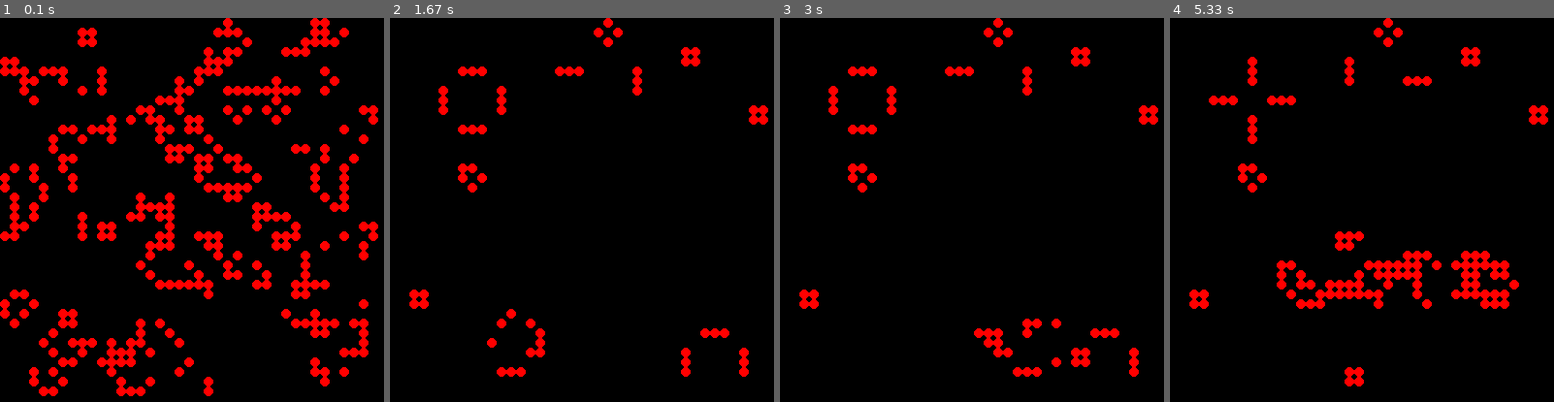
Above: before the commit, frames 1-4 (left to right).
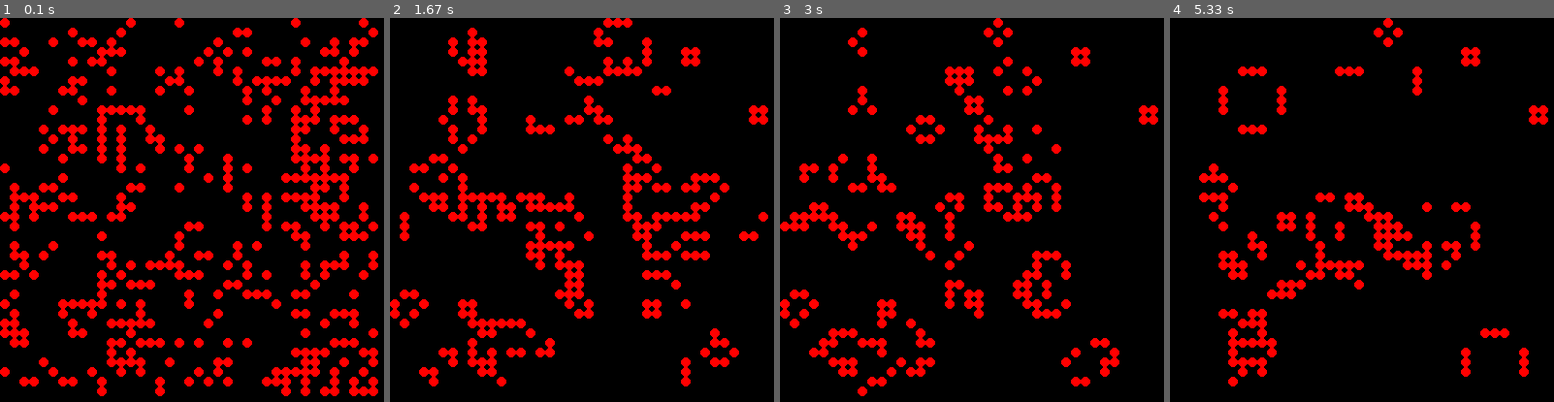
Above: after the commit, the same moments.

Repository: FabCarbonia/GameOfLifePython
Game: pygame game, started from GameOfLife.py
The game is run twice, just before and just after one commit, with the same random seed, the same clock (stepped at 60 frames per second) and the same inputs.
Inputs (mouse positions are in pixels of both pictures, inside the frame that each line leads up to):
- Up to frame 1 (0.1 s): no input
- Up to frame 2 (1.67 s): click (585, 213) at 0.43 s
- Up to frame 3 (3 s): tap S at 1.67, 2.07, 2.53 s
- Up to frame 4 (5.33 s): tap S at 3.03, 3.38, 3.88, 4.45, 4.82, 5.25 s

The runs differ from the first frame. In frame 1, 26% of the frame differs, in the area x 0-99%, y 0-99%; in frame 2, 13%; in frame 3, 11%; in frame 4, 10%.

Commit message:
Fixed the framerate, added rectangles

Diff:
--- a/GameOfLife.py
+++ b/GameOfLife.py
@@ -3,33 +3,35 @@
 # But the old state is still there, this is wiped out.
 # https://www.youtube.com/watch?v=4_9twnEduFA
 
-import sys, pygame
+import os
+import pygame
 import random
-import time
-from datetime import datetime
-
-#To do add dostrings.
-#Package as pip package
-# TODO add keybinds
-# GUI.
-# TODO take all of these as constructor arguments.
+import sys
+
+#CHange into CAPS if they are constant variables.
 grid_size = width, height = 400, 400
 cell_size = 10
 color_dead = 0, 0, 0  # Background
 color_alive = 255, 0, 0  # alive cell, can be any color.  #orange = 255, 100, 0 #yellow = 255,255,0, # red=255,0,0 #Green 0,200,0
-#fps_max = 10
+fps_max = 10
+
 
 class GameOfLife:
 
     def __init__(self):
 
-        #The screen
+      #The screen
+
         pygame.init()
+
+        pygame.display.set_caption("Game of Life - Created by Fabio Melis") #Gives a title to the window
+
+        self.FPSCLOCK = pygame.time.Clock()
         self.screen = pygame.display.set_mode(grid_size)
         self.clear_screen()  # you clear the screen before it starts running
 
 
-        pygame.display.flip()
+        pygame.display.flip() #Update the full display Surface to the screen
         self.last_update_completed = 0
         #self.desired_milliseconds_between_updates = (1.0 / fps_max) * 1000
         self.active_grid = 0
@@ -40,9 +42,6 @@
         self.set_grid()
         self.paused = False
         self.game_over = False
-
-
-
 
     def init_grids(self):
 
@@ -84,12 +83,15 @@
                     color = color_alive
                 else:
                     color = color_dead
+
+                #pygame.draw.rect(self.screen, color, ((c * cell_size + (cell_size / 2)),(r * cell_size + (cell_size / 2)), cell_size, cell_size) )
                 pygame.draw.circle(self.screen,
-                                color,
-                                (int(c * cell_size + (cell_size/2)),
-                                int(r * cell_size + (cell_size/2))),
-                                int(cell_size/2), 0)
+                                  color,
+                                   (int(c * cell_size + (cell_size / 2)),
+                                   int(r * cell_size + (cell_size / 2))),
+                               int(cell_size / 2), 0)
         pygame.display.flip()
+
 
     def clear_screen(self):
         self.screen.fill(color_dead)
@@ -160,8 +162,29 @@
     def inactive_grid(self):
         return (self.active_grid + 1) % 2
 
+
+
     def handle_events(self):
         for event in pygame.event.get():
+            if event.type == pygame.MOUSEBUTTONDOWN:
+                #Get the position of the mouseclick
+                mousepos_x, mousepos_y = event.pos
+                print(mousepos_x, mousepos_y)
+
+
+                """"
+                for row in range(self.num_rows):
+                    for col in range(self.num_cols):
+                        click = pygame.mouse.get_pos()
+                        if self.get_cell == color_alive:
+                            return color_dead
+
+                        else:
+                            return color_dead
+
+            #cell_value.is_in_range(click[0], click[1]):
+"""
+
             if event.type == pygame.KEYDOWN:
                 if event.unicode == 's':
                     if self.paused:
@@ -204,20 +227,9 @@
                 continue
             self.update_generation()  # Upgrade the generation
             self.draw_grid()  # and draw the grid
-            #time.sleep(1)
-            #self.cap_frame_rate()
-
-""""
-    def cap_frame_rate(self):
-        now = pygame.time.get_ticks() #0 may also work.
-        milliseconds_since_last_update = now - self.last_update_completed
-        time_to_sleep = self.desired_milliseconds_between_updates - milliseconds_since_last_update
-        print(time_to_sleep)
-        if time_to_sleep > 1:  #Or True
-            pygame.time.delay(int(time_to_sleep))
-            self.last_update_completed = now
-
-"""
+            self.FPSCLOCK.tick(fps_max)
+
+
 
 
 
